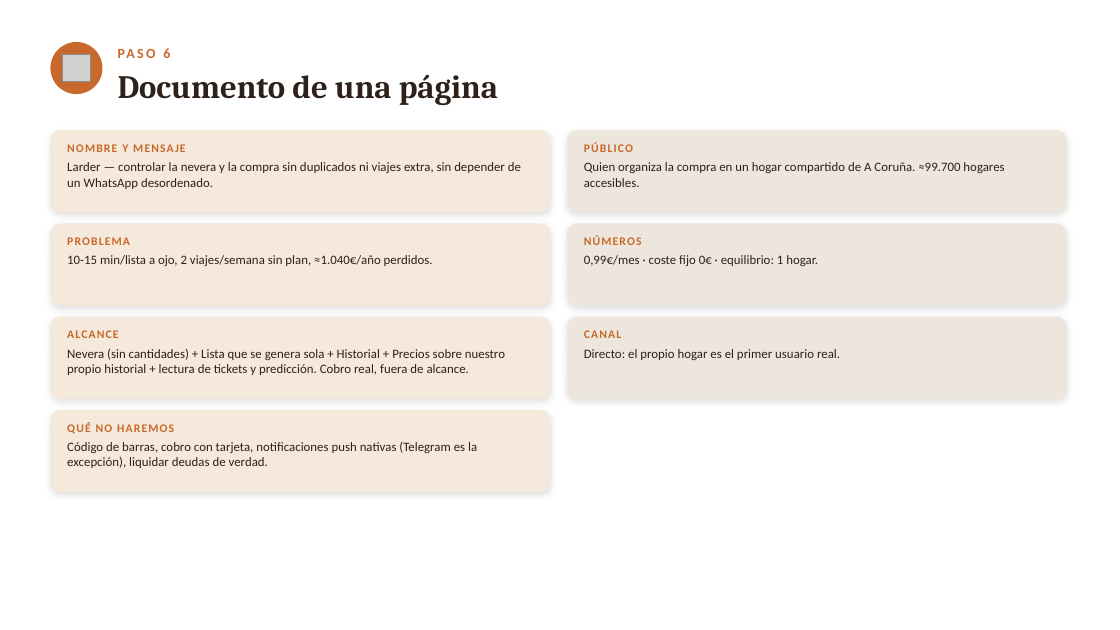
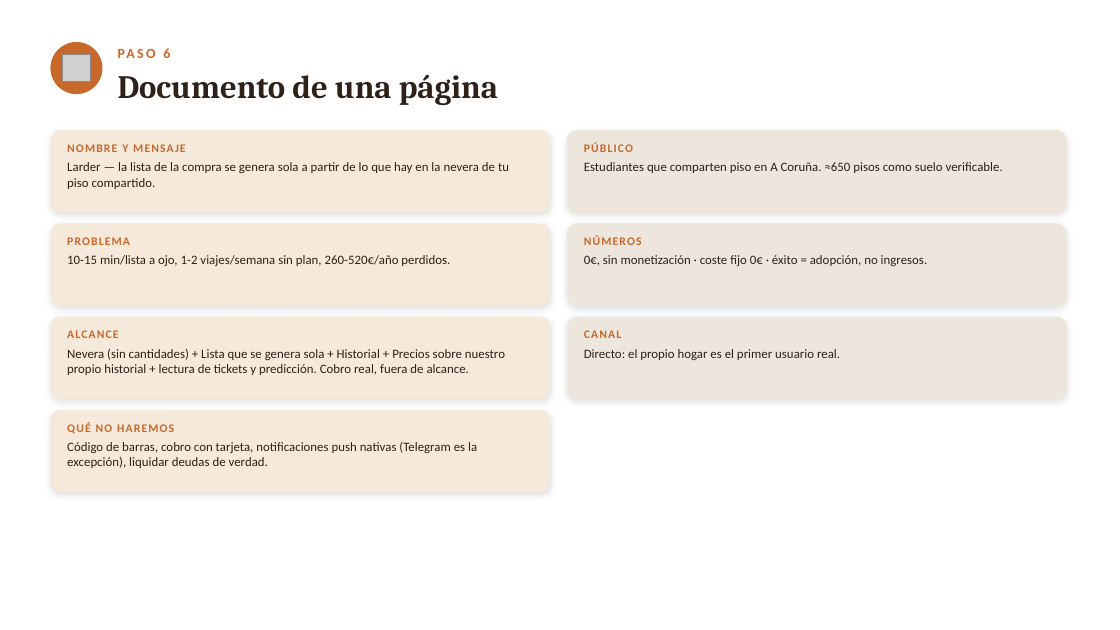
Before and after one commit to lagoanadia/Larder, a slide deck: slide 11 of docs/larder-presentacion.pptx (slide 10 before the commit). Drawn at 1120x630 pixels with LibreOffice and Linux fonts; fonts in the diff are those of the drawing; grey boxes stand for pictures. Boxes give left, top, right and bottom in pixels: in the first picture for what was removed or moved away, otherwise in the second. Text is boxed around its words. In the diff, an @@ line names an element or a change of style, - is before the commit and + after.

```diff
--- a/docs/larder-presentacion.pptx
+++ b/docs/larder-presentacion.pptx
@@ text at bbox=[67, 162, 509, 189]: text changed @@
-Larder — controlar la nevera y la compra sin duplicados ni viajes extra, sin depender de un WhatsApp desordenado.
+Larder — la lista de la compra se genera sola a partir de lo que hay en la nevera de tu piso compartido.
@@ text at bbox=[584, 162, 1003, 173]: text changed @@
-Quien organiza la compra en un hogar compartido de A Coruña. ≈99.700 hogares accesibles.
+Estudiantes que comparten piso en A Coruña. ≈650 pisos como suelo verificable.
@@ text at bbox=[67, 255, 450, 266]: text changed @@
-10-15 min/lista a ojo, 2 viajes/semana sin plan, ≈1.040€/año perdidos.
+10-15 min/lista a ojo, 1-2 viajes/semana sin plan, 260-520€/año perdidos.
@@ text at bbox=[584, 255, 928, 266]: text changed @@
-0,99€/mes · coste fijo 0€ · equilibrio: 1 hogar.
+0€, sin monetización · coste fijo 0€ · éxito = adopción, no ingresos.
```
Also in this commit, not shown: 4 other slides changed, 1 slide added, 1 other file.
